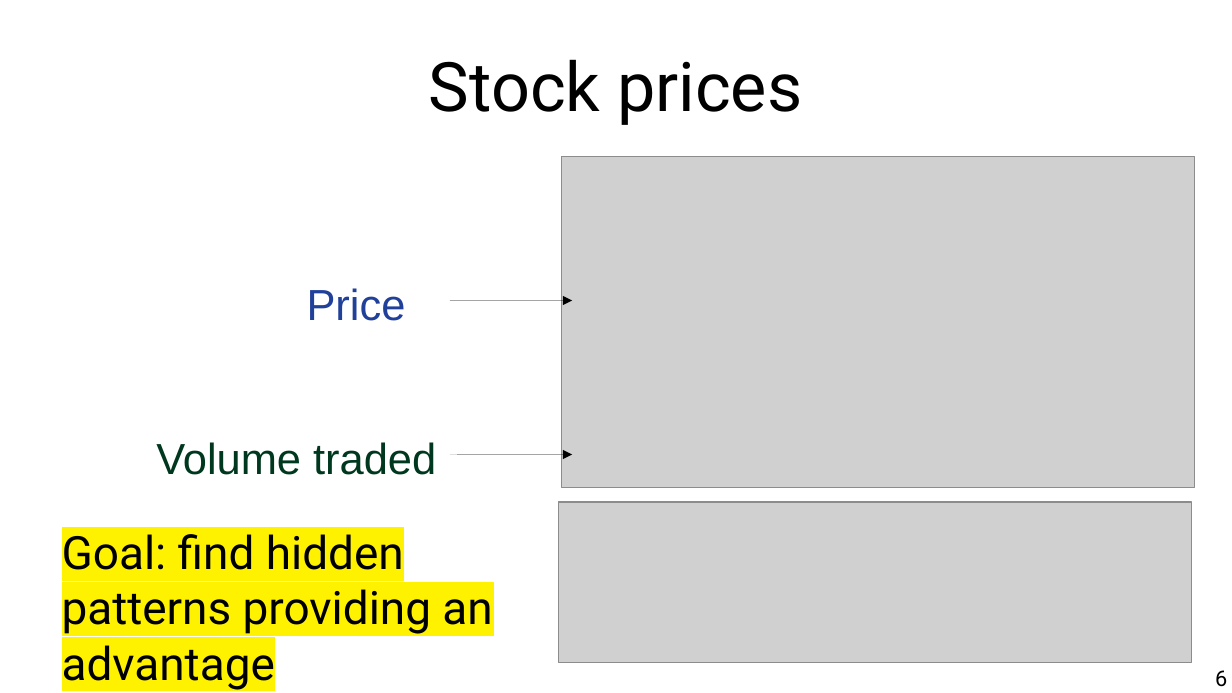
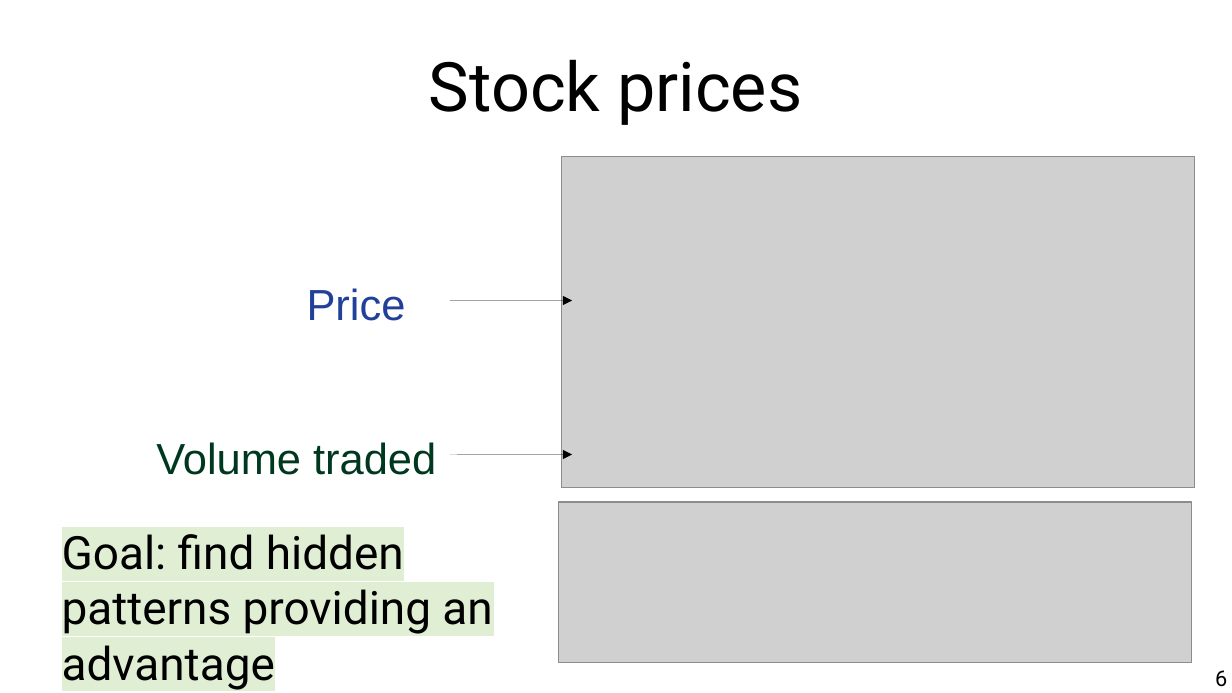
Before and after one commit to marco-calautti/data-mining-course, a slide deck: slide 6 of theory/tt27_time_series.odp. Drawn at 1232x693 pixels with LibreOffice and Linux fonts; fonts in the diff are those of the drawing; grey boxes stand for pictures. Boxes give left, top, right and bottom in pixels: in the first picture for what was removed or moved away, otherwise in the second. Text is boxed around its words. In the diff, an @@ line names an element or a change of style, - is before the commit and + after.

```diff
--- a/theory/tt27_time_series.odp
+++ b/theory/tt27_time_series.odp
@@ text "Goal: find hidden patterns providing ..." at <box>62,534,492,690</box>: highlight #FFF200 to #E0EFD4 @@
```
Also in this commit, not shown: 2 other slides changed, 3 other files.
